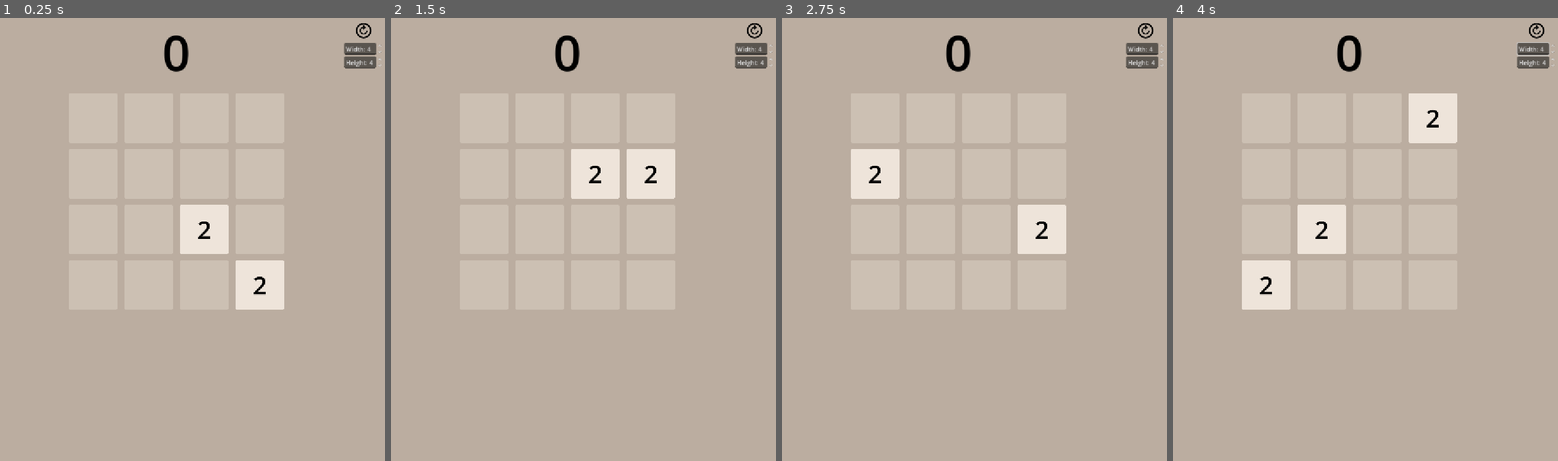
Above: before the commit, frames 1-4 (left to right).
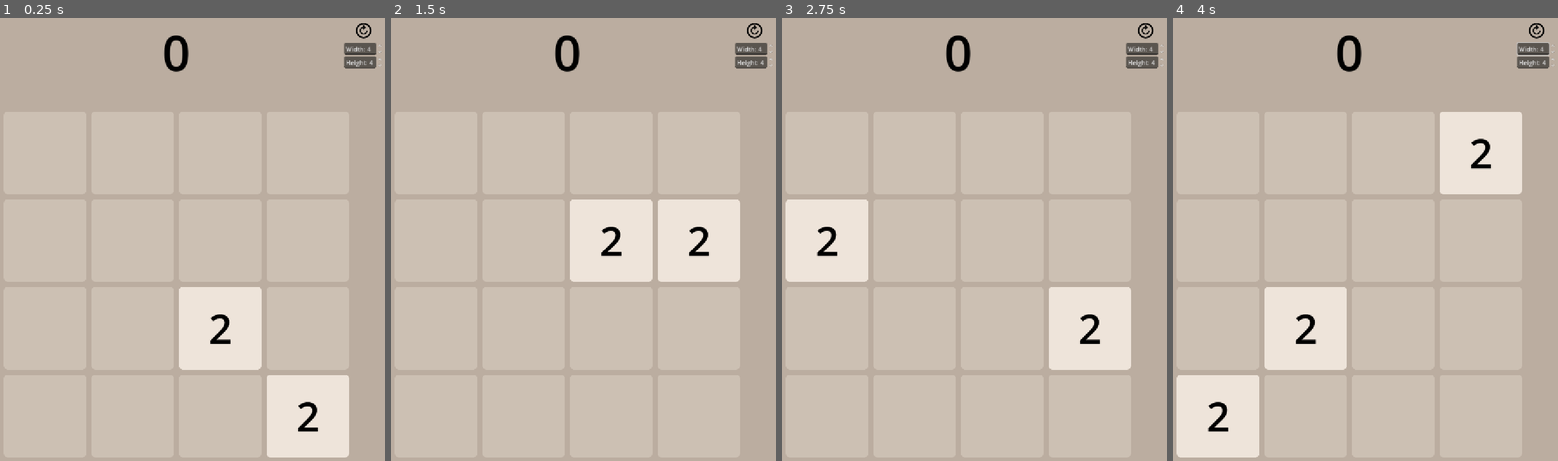
Above: after the commit, the same moments.

Repository: MichalHrbek/2048
Game: Godot game, scene res://scenes/main.tscn
Two runs of this game, one before a commit and one after it. Both use one fixed random seed, a clock stepped at 60 frames per second and the inputs below.
Inputs (mouse positions are in pixels of both pictures, inside the frame that each line leads up to):
- Up to frame 1 (0.25 s): no input
- Up to frame 2 (1.5 s): click (752, 31) at 0.5 s; click (752, 31) at 1.25 s
- Up to frame 3 (2.75 s): click (1143, 31) at 2 s
- Up to frame 4 (4 s): tap Enter at 2.75 s; move the mouse to (1442, 226) at 2.77 s; hold Right (ui_right) 2.78-3.53 s; click (1442, 226) at 2.92 s; tap Space at 3.5 s; move the mouse to (1265, 274) at 3.52 s; hold Down (ui_down) from 3.53 s (still down)

The runs differ from the first frame. In frame 1, 10% of the frame differs, in the area x 46-91%, y 42-100%; in frame 2, 11%; in frame 3, 11%; in frame 4, 15%, in the area x 0-91%, y 17-100%.

Commit message:
Auto scale to fit screen

Diff:
--- a/scenes/block.tscn
+++ b/scenes/block.tscn
@@ -4,7 +4,6 @@
 [ext_resource type="Script" uid="uid://bm0sbp4erdj14" path="res://scripts/block.gd" id="2_bbdgp"]
 
 [node name="Block" type="Sprite2D" unique_id=1546788290 node_paths=PackedStringArray("_label")]
-scale = Vector2(0.5, 0.5)
 texture = ExtResource("1_oqlom")
 script = ExtResource("2_bbdgp")
 _label = NodePath("Label")
--- a/scenes/empty_block.tscn
+++ b/scenes/empty_block.tscn
@@ -6,6 +6,5 @@
 [node name="EmptyBlock" type="Sprite2D" unique_id=1393238662]
 self_modulate = Color(0.7750634, 0.7750634, 0.7750634, 1)
 z_index = -2
-scale = Vector2(0.5, 0.5)
 texture = ExtResource("1_8b4hr")
 script = ExtResource("2_6v2ds")
--- a/scenes/main.tscn
+++ b/scenes/main.tscn
@@ -37,24 +37,33 @@
 horizontal_alignment = 1
 script = ExtResource("1_tefeu")
 
-[node name="HBoxContainer" type="HBoxContainer" parent="CanvasLayer/VBoxContainer" unique_id=1174531924]
+[node name="MarginContainer" type="MarginContainer" parent="CanvasLayer/VBoxContainer" unique_id=828750287]
 layout_mode = 2
-alignment = 1
+size_flags_vertical = 3
+theme_override_constants/margin_left = 50
+theme_override_constants/margin_top = 50
+theme_override_constants/margin_right = 50
+theme_override_constants/margin_bottom = 50
 
-[node name="GameControl" type="Control" parent="CanvasLayer/VBoxContainer/HBoxContainer" unique_id=1648727421]
+[node name="CenterContainer" type="CenterContainer" parent="CanvasLayer/VBoxContainer/MarginContainer" unique_id=796635065]
+layout_mode = 2
+size_flags_vertical = 3
+
+[node name="GameControl" type="Control" parent="CanvasLayer/VBoxContainer/MarginContainer/CenterContainer" unique_id=1648727421]
 layout_mode = 2
 focus_mode = 1
 mouse_filter = 2
 script = ExtResource("2_o6xl0")
 
-[node name="Game" type="Node2D" parent="CanvasLayer/VBoxContainer/HBoxContainer/GameControl" unique_id=815441308]
+[node name="Game" type="Node2D" parent="CanvasLayer/VBoxContainer/MarginContainer/CenterContainer/GameControl" unique_id=815441308 node_paths=PackedStringArray("_containing_control")]
 unique_name_in_owner = true
 z_index = 2
 script = ExtResource("3_tipki")
 empty_block_scene = ExtResource("4_85g3d")
 block_scene = ExtResource("5_choun")
+_containing_control = NodePath("../..")
 
-[node name="SwipeMonitor" type="Node2D" parent="CanvasLayer/VBoxContainer/HBoxContainer/GameControl/Game" unique_id=2044599463]
+[node name="SwipeMonitor" type="Node2D" parent="CanvasLayer/VBoxContainer/MarginContainer/CenterContainer/GameControl/Game" unique_id=2044599463]
 script = ExtResource("6_o6xl0")
 
 [node name="MarginContainer" type="MarginContainer" parent="CanvasLayer" unique_id=14742516]
@@ -99,11 +108,11 @@
 ok_button_text = "Play again"
 dialog_text = "You lost!"
 
-[connection signal="game_lost" from="CanvasLayer/VBoxContainer/HBoxContainer/GameControl/Game" to="GameOverDialog" method="show"]
-[connection signal="score_changed" from="CanvasLayer/VBoxContainer/HBoxContainer/GameControl/Game" to="CanvasLayer/VBoxContainer/Score" method="_on_score_changed"]
-[connection signal="directional_swiped" from="CanvasLayer/VBoxContainer/HBoxContainer/GameControl/Game/SwipeMonitor" to="CanvasLayer/VBoxContainer/HBoxContainer/GameControl/Game" method="collapse_and_continue"]
-[connection signal="pressed" from="CanvasLayer/MarginContainer/VBoxContainer/Button" to="CanvasLayer/VBoxContainer/HBoxContainer/GameControl/Game" method="restart"]
-[connection signal="value_changed" from="CanvasLayer/MarginContainer/VBoxContainer/Width" to="CanvasLayer/VBoxContainer/HBoxContainer/GameControl" method="set_width"]
-[connection signal="value_changed" from="CanvasLayer/MarginContainer/VBoxContainer/Height" to="CanvasLayer/VBoxContainer/HBoxContainer/GameControl" method="set_height"]
-[connection signal="canceled" from="GameOverDialog" to="CanvasLayer/VBoxContainer/HBoxContainer/GameControl/Game" method="restart"]
-[connection signal="confirmed" from="GameOverDialog" to="CanvasLayer/VBoxContainer/HBoxContainer/GameControl/Game" method="restart"]
+[connection signal="game_lost" from="CanvasLayer/VBoxContainer/MarginContainer/CenterContainer/GameControl/Game" to="GameOverDialog" method="show"]
+[connection signal="score_changed" from="CanvasLayer/VBoxContainer/MarginContainer/CenterContainer/GameControl/Game" to="CanvasLayer/VBoxContainer/Score" method="_on_score_changed"]
+[connection signal="directional_swiped" from="CanvasLayer/VBoxContainer/MarginContainer/CenterContainer/GameControl/Game/SwipeMonitor" to="CanvasLayer/VBoxContainer/MarginContainer/CenterContainer/GameControl/Game" method="collapse_and_continue"]
+[connection signal="pressed" from="CanvasLayer/MarginContainer/VBoxContainer/Button" to="CanvasLayer/VBoxContainer/MarginContainer/CenterContainer/GameControl/Game" method="restart"]
+[connection signal="value_changed" from="CanvasLayer/MarginContainer/VBoxContainer/Width" to="CanvasLayer/VBoxContainer/MarginContainer/CenterContainer/GameControl" method="set_width"]
+[connection signal="value_changed" from="CanvasLayer/MarginContainer/VBoxContainer/Height" to="CanvasLayer/VBoxContainer/MarginContainer/CenterContainer/GameControl" method="set_height"]
+[connection signal="canceled" from="GameOverDialog" to="CanvasLayer/VBoxContainer/MarginContainer/CenterContainer/GameControl/Game" method="restart"]
+[connection signal="confirmed" from="GameOverDialog" to="CanvasLayer/VBoxContainer/MarginContainer/CenterContainer/GameControl/Game" method="restart"]
--- a/scripts/game.gd
+++ b/scripts/game.gd
@@ -3,11 +3,12 @@
 
 @export var width: int = 4
 @export var height: int = 4
-@export var block_size: Vector2 = Vector2(128, 128)
+@export var block_size: Vector2 = Vector2(256, 256)
 @export var spacing: Vector2 = Vector2(16, 16)
 @export var empty_block_scene: PackedScene
 @export var block_scene: PackedScene
 @export var animation_duration: float = 0.1
+@export var _containing_control: Control
 
 signal game_lost
 signal score_changed(new_score: int)
@@ -64,6 +65,13 @@
 func restart():
 	_background.self_modulate = Palette2048.get_color(-1)
 
+	# Auto scaling
+	var container_size = _containing_control.size
+	var s = container_size/get_bbox_size()
+	var k = min(s.x, s.y)
+	scale = Vector2(k, k)
+	position = -get_bbox_size()*0.5*scale # Centering
+
 	for i in _blocks.values():
 		i.queue_free()
 	for i in _empty_blocks.values():
@@ -87,6 +95,7 @@
 	game_started.emit()
 
 func _ready() -> void:
+	await _containing_control.resized
 	restart()
 
 func _iter(dir: Vector2i, main_axis_index: int, side_axis_index: int) -> Vector2i:
--- a/scripts/game_control.gd
+++ b/scripts/game_control.gd
@@ -1,13 +1,6 @@
 extends Control
 
 @onready var game: Game2048 = %Game
-
-func _update_bbox():
-	custom_minimum_size = game.get_bbox_size()
-
-func _ready() -> void:
-	game.game_started.connect(_update_bbox)
-	_update_bbox()
 
 func set_width(value: float):
 	game.width = int(value)
Not shown, changed: README.md
